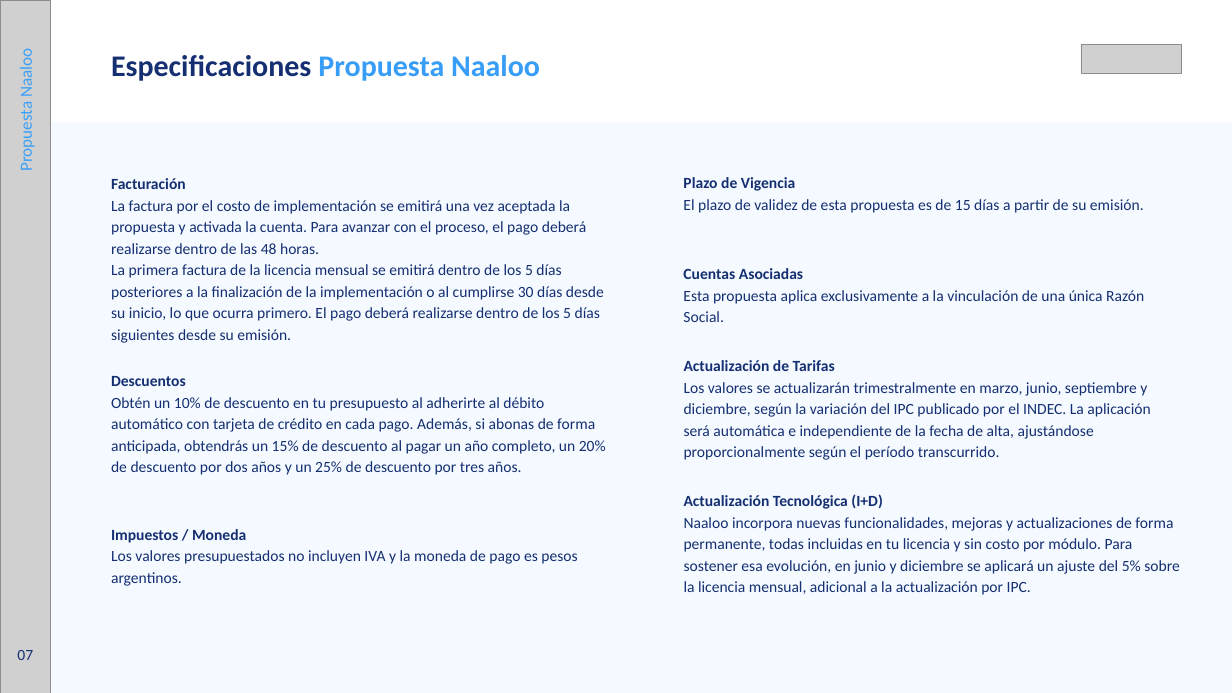
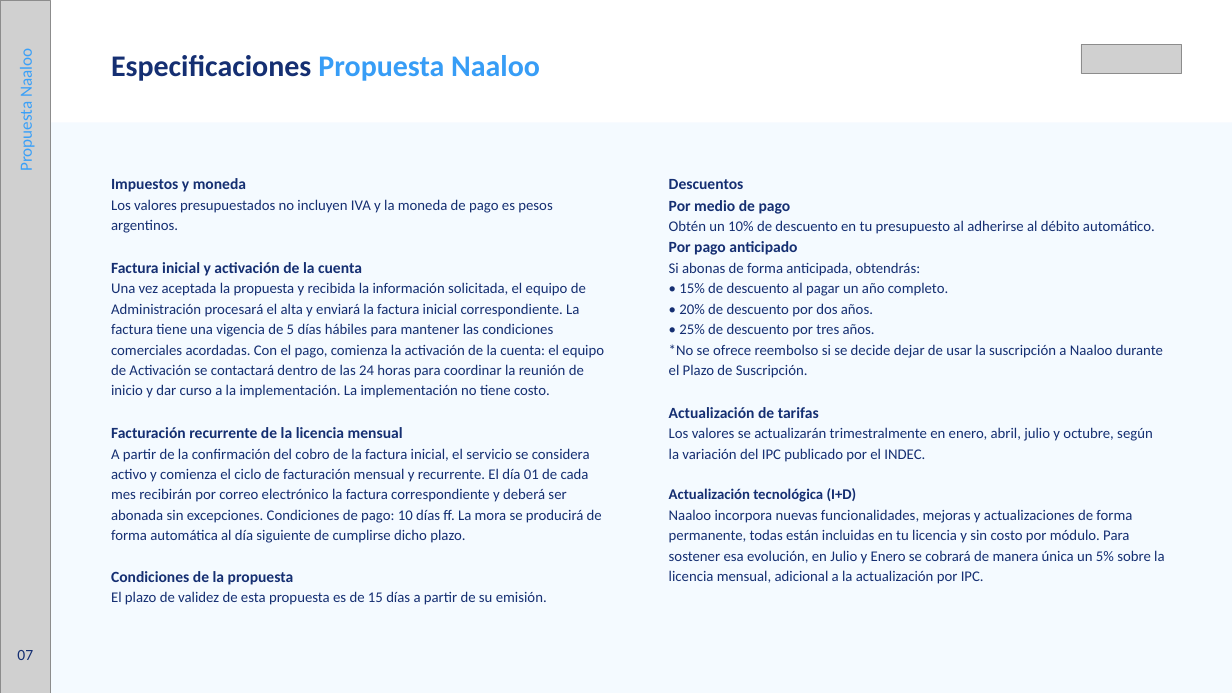
Before and after one commit to Enz1998/presupuestos, a slide deck: slide 7 of Argentina/Propuesta Comercial - Con descuento.pptx. Drawn at 1232x693 pixels with LibreOffice and Linux fonts; fonts in the diff are those of the drawing; grey boxes stand for pictures. Boxes give left, top, right and bottom in pixels: in the first picture for what was removed or moved away, otherwise in the second. Text is boxed around its words. In the diff, an @@ line names an element or a change of style, - is before the commit and + after.

```diff
--- a/Argentina/Propuesta Comercial - Con descuento.pptx
+++ b/Argentina/Propuesta Comercial - Con descuento.pptx
@@ text removed at bbox=[111, 178, 604, 343] @@
-Facturación
-La factura por el costo de implementación se emitirá una vez aceptada la propuesta y activada la cuenta. Para avanzar con el proceso, el pago deberá realizarse dentro de las 48 horas.
-La primera factura de la licencia mensual se emitirá dentro de los 5 días posteriores a la finalización de la implementación o al cumplirse 30 días desde su inicio, lo que ocurra primero. El pago deberá realizarse dentro de los 5 días siguientes desde su emisión.
@@ text added at bbox=[111, 178, 604, 605], 19 pt, text #152F72 @@
+Impuestos y moneda
+Los valores presupuestados no incluyen IVA y la moneda de pago es pesos argentinos.
+Factura inicial y activación de la cuenta
+Una vez aceptada la propuesta y recibida la información solicitada, el equipo de Administración procesará el alta y enviará la factura inicial correspondiente. La factura tiene una vigencia de 5 días hábiles para mantener las condiciones comerciales acordadas. Con el pago, comienza la activación de la cuenta: el equipo de Activación se contactará dentro de las 24 horas para coordinar la reunión de inicio y dar curso a la implementación. La implementación no tiene costo.
+Facturación recurrente de la licencia mensual
+A partir de la confirmación del cobro de la factura inicial, el servicio se considera activo y comienza el ciclo de facturación mensual y recurrente. El día 01 de cada mes recibirán por correo electrónico la factura correspondiente y deberá ser abonada sin excepciones. Condiciones de pago: 10 días ff. La mora se producirá de forma automática al día siguiente de cumplirse dicho plazo.
+Condiciones de la propuesta
+El plazo de validez de esta propuesta es de 15 días a partir de su emisión.
@@ text added at bbox=[669, 179, 1164, 584], 19 pt, text #152F72 @@
+Descuentos
+Por medio de pago
+Obtén un 10% de descuento en tu presupuesto al adherirse al débito automático.
+Por pago anticipado
+Si abonas de forma anticipada, obtendrás:
+• 15% de descuento al pagar un año completo.
+• 20% de descuento por dos años.
+• 25% de descuento por tres años.
+*No se ofrece reembolso si se decide dejar de usar la suscripción a Naaloo durante el Plazo de Suscripción.
+Actualización de tarifas
+Los valores se actualizarán trimestralmente en enero, abril, julio y octubre, según la variación del IPC publicado por el INDEC.
+Actualización tecnológica (I+D)
+Naaloo incorpora nuevas funcionalidades, mejoras y actualizaciones de forma permanente, todas están incluidas en tu licencia y sin costo por módulo. Para sostener esa evolución, en Julio y Enero se cobrará de manera única un 5% sobre la licencia mensual, adicional a la actualización por IPC.
@@ text removed at bbox=[683, 177, 1144, 213] @@
-Plazo de Vigencia
-El plazo de validez de esta propuesta es de 15 días a partir de su emisión.
@@ text removed at bbox=[683, 268, 1144, 322] @@
-Cuentas Asociadas
-Esta propuesta aplica exclusivamente a la vinculación de una única Razón Social.
@@ text removed at bbox=[111, 376, 606, 475] @@
-Descuentos
-Obtén un 10% de descuento en tu presupuesto al adherirte al débito automático con tarjeta de crédito en cada pago. Además, si abonas de forma anticipada, obtendrás un 15% de descuento al pagar un año completo, un 20% de descuento por dos años y un 25% de descuento por tres años.
@@ text removed at bbox=[684, 360, 1150, 460] @@
-Actualización de Tarifas
-Los valores se actualizarán trimestralmente en marzo, junio, septiembre y diciembre, según la variación del IPC publicado por el INDEC. La aplicación será automática e independiente de la fecha de alta, ajustándose proporcionalmente según el período transcurrido.
@@ text removed at bbox=[684, 494, 1179, 595] @@
-Actualización Tecnológica (I+D)
-Naaloo incorpora nuevas funcionalidades, mejoras y actualizaciones de forma permanente, todas incluidas en tu licencia y sin costo por módulo. Para sostener esa evolución, en junio y diciembre se aplicará un ajuste del 5% sobre la licencia mensual, adicional a la actualización por IPC.
@@ text removed at bbox=[111, 529, 577, 586] @@
-Impuestos / Moneda
-Los valores presupuestados no incluyen IVA y la moneda de pago es pesos argentinos.
```
Also in this commit, not shown: 5 other files.
